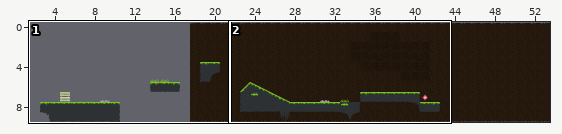
Level history. Tiled map: android/assets/maps/map1.tmx. The picture above shows the old version from afar; the outline marks the close-up.
Close-up. Earlier state:
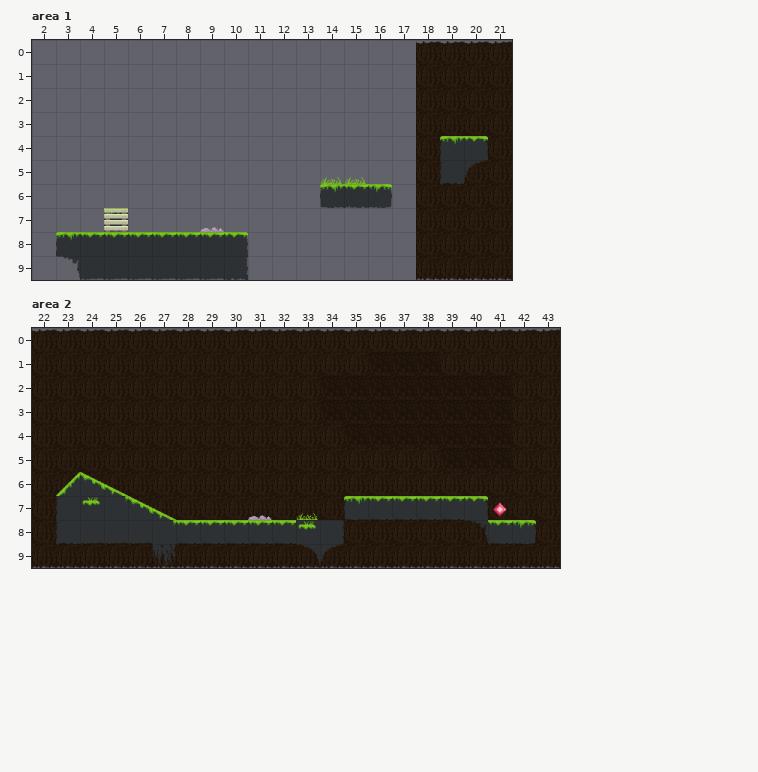
Cells are 64x64 px. Shown: area 1 x 2..21, y 0..9; area 2 x 22..43, y 0..9.
Once edited:
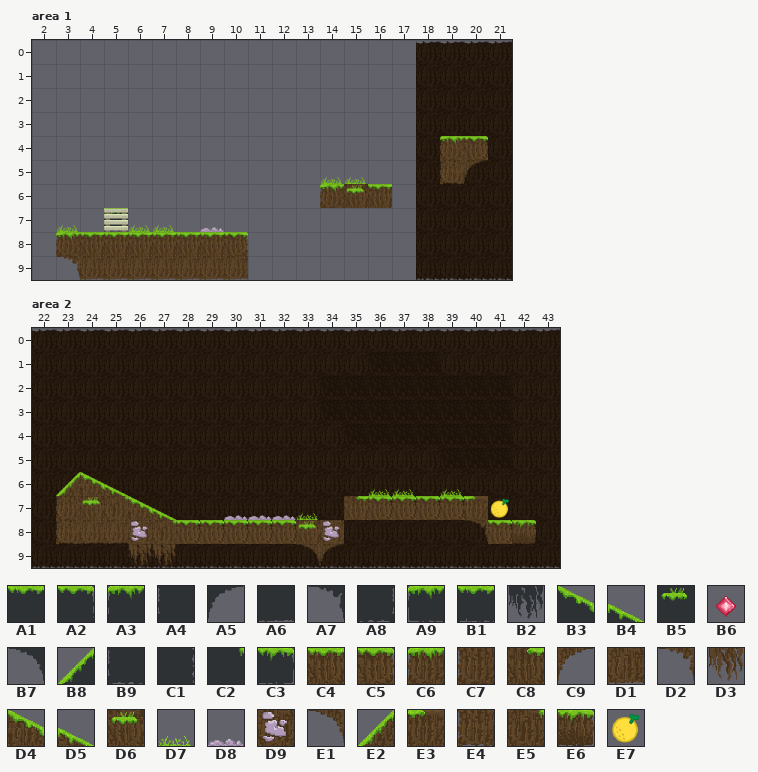
Key: from "MyTiles_64x64": A1 0, A2 1, A3 2, A4 3, A5 8, A6 9, A7 12, A8 18, A9 21, B1 22, B2 23, B3 24, B4 25, B5 27, B6 50, B7 54, B8 56, B9 58, C1 59, C2 60, C3 62; from "Tiles_64x64": C4 0, C5 1, C6 2, C7 3, C8 7, C9 8, D1 9, D2 12, D3 23, D4 24, D5 25, D6 27, D7 28, D8 46, D9 48, E1 54, E2 56, E3 57, E4 58, E5 60, E6 62; from "endTile": E7 0.
__ is an empty cell.
Change:
Layer "background", area 1:
There is now tile D2 in row 9 at x 3.
Layer "map", area 1:
The edit turns tile A1 into tile C4 in row 8 at x 4 to 9.
The edit turns tile C3 into tile C4 in row 6 at x 16.
The edit turns tile A2 into tile C5 in row 4 at x 20; in row 8 at x 10.
The edit turns tile A3 into tile C6 in row 4 at x 19; in row 8 at x 3.
The edit turns tile A9 into tile C6 in row 6 at x 14.
The edit turns tile A5 into tile C9 in row 5 at x 20.
The edit turns tile A6 into tile D1 in row 9 at x 4 to 9.
The edit turns tile A8 into tile D1 in row 9 at x 10.
The edit turns tile A7 into tile D2 in row 9 at x 3.
The edit turns tile B1 into tile D6 in row 6 at x 15.
There is now tile D7 in row 7 at x 3 and 6 to 7.
The edit turns tile B9 into tile E4 in row 5 at x 19.
Layer "map", area 2:
The edit turns tile B1 into tile C5 in row 7 at x 36 to 39; in row 8 at x 28 to 32 and 41.
The edit turns tile A4 into tile C7 in row 7 at x 23.
The edit turns tile A9 into tile C8 in row 7 at x 35.
The edit turns tile A5 into tile C9 in row 9 at x 34.
The edit turns tile A6 into tile D1 in row 8 at x 24 to 25.
The edit turns tile A7 into tile D2 in row 8 at x 40.
The edit turns tile B2 into tile D3 in row 9 at x 27.
There is now tile D3 in row 9 at x 26.
The edit turns tile B3 into tile D4 in row 6 at x 24; in row 7 at x 26.
The edit turns tile B4 into tile D5 in row 6 at x 25; in row 7 at x 27.
The edit turns tile B5 into tile D6 in row 7 at x 24; in row 8 at x 33.
There is now tile D7 in row 6 at x 36 to 37 and 39.
There is now tile D8 in row 7 at x 30 and 32.
The edit turns tile A6 into tile D9 in row 8 at x 26.
The edit turns tile C1 into tile D9 in row 8 at x 34.
The edit turns tile B7 into tile E1 in row 9 at x 33.
The edit turns tile B8 into tile E2 in row 6 at x 23.
The edit turns tile A2 into tile E3 in row 7 at x 40.
The edit turns tile B9 into tile E4 in row 8 at x 23.
The edit turns tile C2 into tile E5 in row 7 at x 25; in row 8 at x 27.
The edit turns tile C3 into tile E6 in row 8 at x 42.
The edit turns tile B6 into tile E7 in row 7 at x 41.
Changed places in both close-ups, as pixel boxes (x1, y1, x2, y2):
changed: (440, 138, 488, 184)
changed: (320, 184, 392, 208)
changed: (56, 225, 248, 280)
changed: (56, 475, 536, 566)
